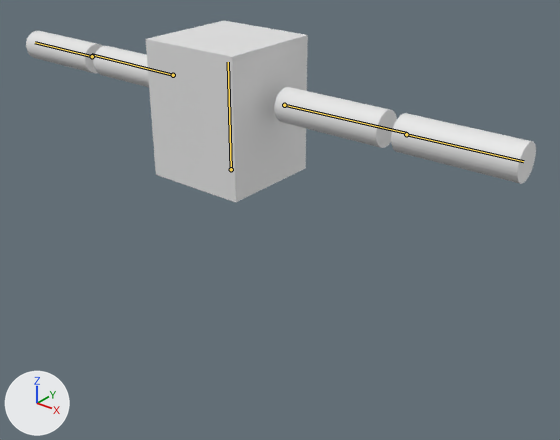
What one commit did to the FBX model Terminus/Assets/Models/CubeReed/CubeReed.fbx.
Before and after are seen from a camera (50 mm lens) standing at (2.0, -2.18, 2.21) and looking at (0.22, 0.05, 0.83). The lights are fixed; the arrows at lower left show +X, +Y and +Z. The picture after the commit comes second. The bones that change, and the others that lie on the model, are drawn over the model as lines.

Objects in the first picture: 'CubeReed'.
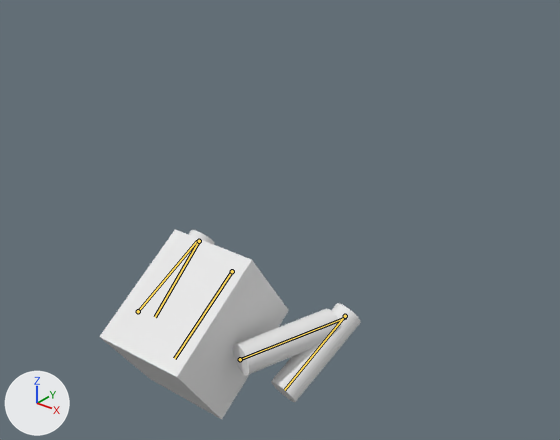
The newer file adds an action. The first version stands in its rest pose; the second is drawn at frame 4 of the action 'Armature|Dodge'.

Boxes [x1, y1, x2, y2] around the edits, measured in the pictures (560 x 440 px):
'CubeReed', posed (49% narrower)
    before: [26, 21, 536, 202]
    after: [99, 230, 361, 419]
bone 'Bone_body', root to tip
    before: (231, 169) to (228, 62)
    after: (232, 271) to (174, 358)
bone 'Bone_UA_L', root to tip
    before: (284, 105) to (406, 133)
    after: (240, 359) to (346, 317)
bone 'Bone_LA_L', root to tip
    before: (406, 134) to (523, 161)
    after: (345, 316) to (284, 390)
bone 'Bone_UA_R', root to tip
    before: (173, 75) to (91, 54)
    after: (138, 311) to (197, 241)
bone 'Bone_LA_R', root to tip
    before: (92, 56) to (35, 42)
    after: (199, 241) to (155, 317)

Diff of the bpy script that builds the scene:
```diff
--- a/Terminus/Assets/Models/CubeReed/CubeReed.fbx.py
+++ b/Terminus/Assets/Models/CubeReed/CubeReed.fbx.py
@@ bone_bone_body @@
 bone_bone_body = bpy.data.objects['Armature'].pose.bones['Bone_body']
-bone_bone_body.location = (0.0, 0.0, 0.0)
-bone_bone_body.rotation_quaternion = (1.0, 0.0, 0.0, 0.0)  # degrees (0, 0, 0)
+bone_bone_body.location = (-0.014, -0.471, 0.0)
+bone_bone_body.rotation_quaternion = (0.467, 0.0, 0.0, 0.884)  # degrees (0, 0, 124)
@@ bone_bone_ua_l @@
 bone_bone_ua_l = bpy.data.objects['Armature'].pose.bones['Bone_UA_L']  # child of 'Bone_body'
-bone_bone_ua_l.rotation_quaternion = (1.0, 0.0, 0.0, 0.0)  # degrees (0, 0, 0)
+bone_bone_ua_l.rotation_quaternion = (0.789, -0.553, -0.226, -0.145)  # degrees (-70, -31, 1)
@@ bone_bone_la_l @@
 bone_bone_la_l = bpy.data.objects['Armature'].pose.bones['Bone_LA_L']  # child of 'Bone_UA_L'
-bone_bone_la_l.rotation_quaternion = (1.0, 0.0, 0.0, 0.0)  # degrees (0, 0, 0)
+bone_bone_la_l.rotation_quaternion = (0.228, -0.072, -0.111, -0.965)  # degrees (11, -11, -154)
@@ bone_bone_ua_r @@
 bone_bone_ua_r = bpy.data.objects['Armature'].pose.bones['Bone_UA_R']  # child of 'Bone_body'
-bone_bone_ua_r.rotation_quaternion = (1.0, 0.0, 0.0, 0.0)  # degrees (0, 0, 0)
+bone_bone_ua_r.rotation_quaternion = (0.762, 0.62, 0.145, -0.116)  # degrees (78, 21, 0)
@@ bone_bone_la_r @@
 bone_bone_la_r = bpy.data.objects['Armature'].pose.bones['Bone_LA_R']  # child of 'Bone_UA_R'
-bone_bone_la_r.rotation_quaternion = (1.0, 0.0, 0.0, 0.0)  # degrees (0, 0, 0)
+bone_bone_la_r.rotation_quaternion = (0.234, 0.027, 0.096, -0.967)  # degrees (-10, 6, -153)
```
